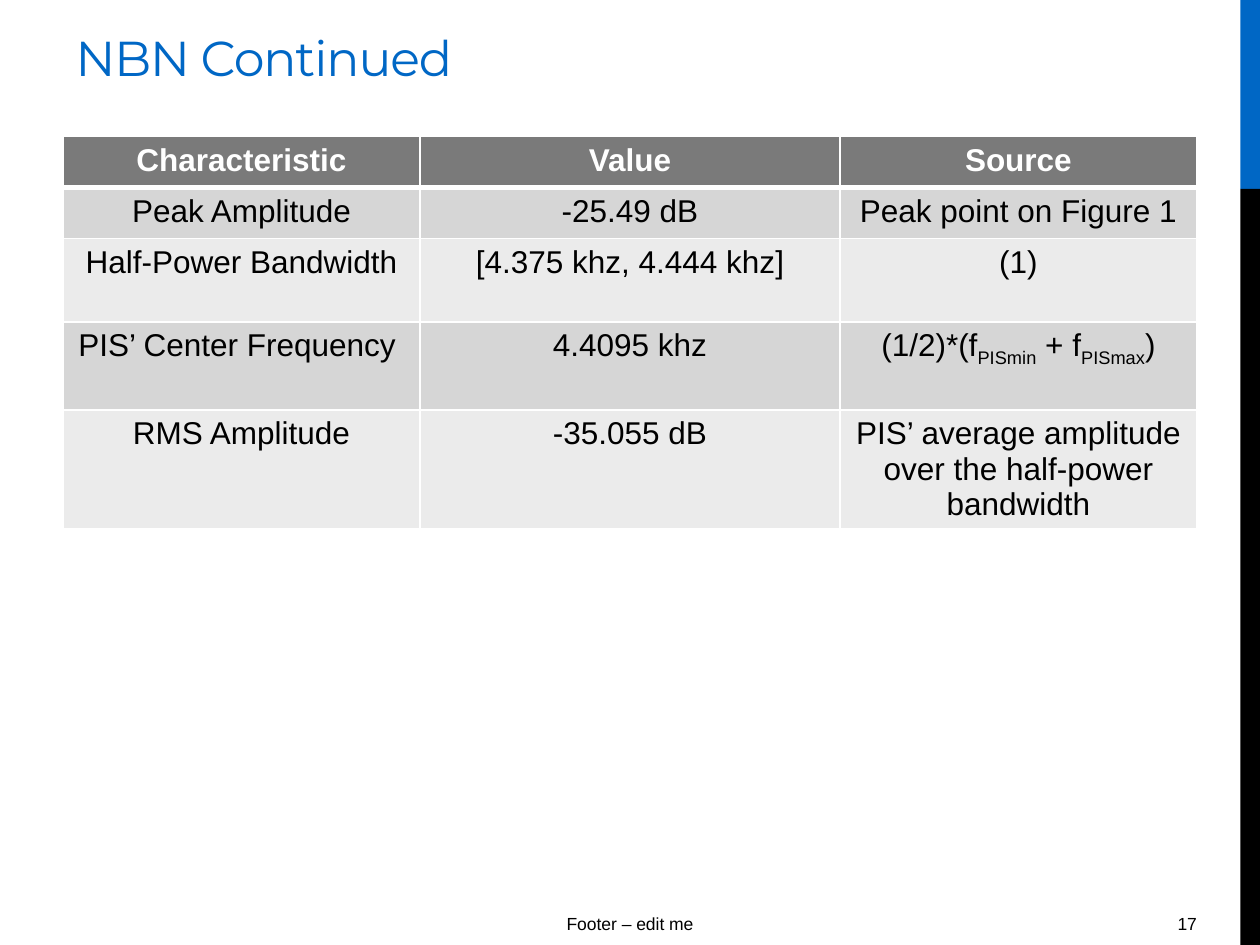
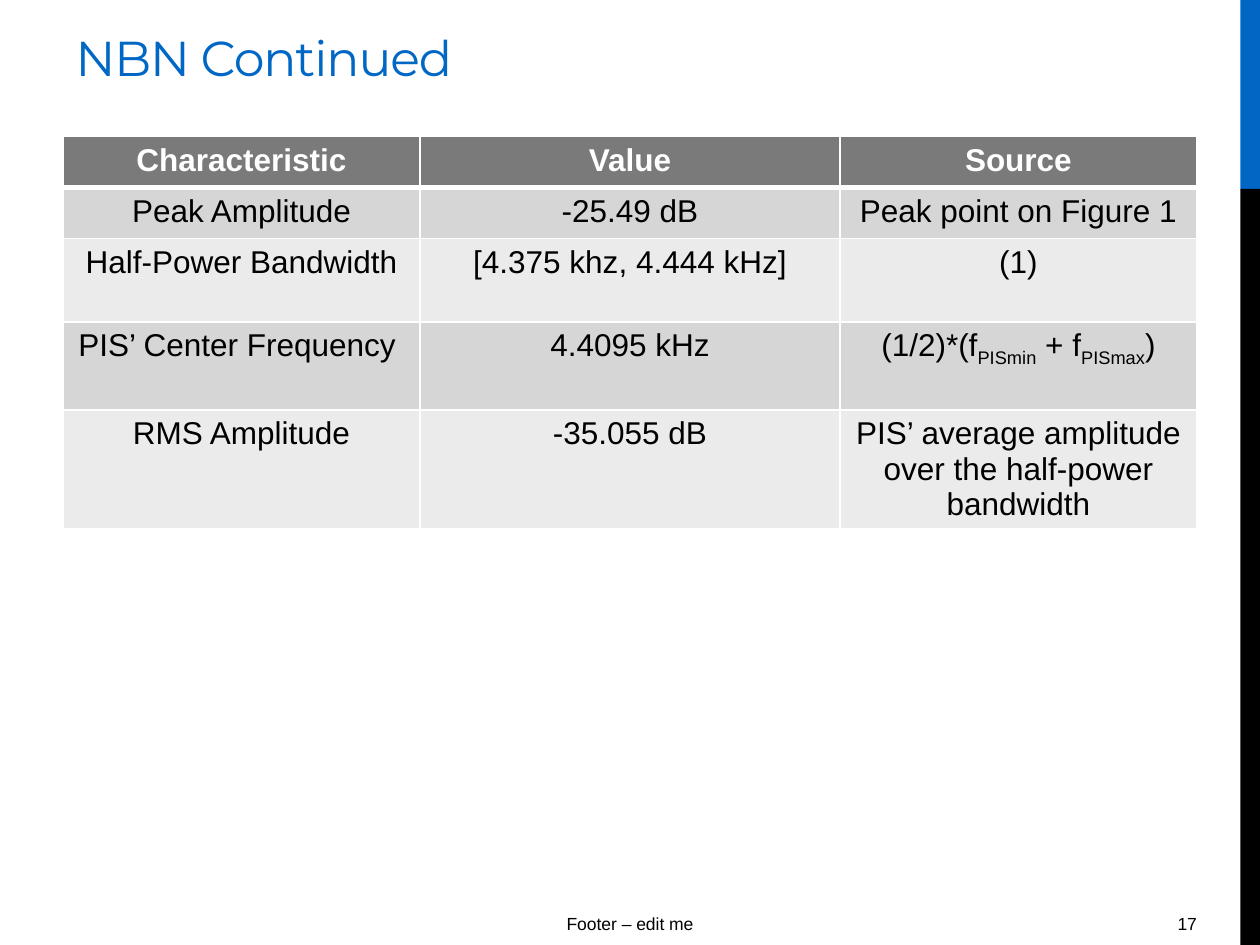
Before and after one commit to ChadwickyN/DSP_Project, a slide deck: slide 17 of FINAl_PRESENTATION.pptx. Drawn at 1260x945 pixels with LibreOffice and Linux fonts; fonts in the diff are those of the drawing. Boxes give left, top, right and bottom in pixels: in the first picture for what was removed or moved away, otherwise in the second. Text is boxed around its words. In the diff, an @@ line names an element or a change of style, - is before the commit and + after.

```diff
--- a/FINAl_PRESENTATION.pptx
+++ b/FINAl_PRESENTATION.pptx
@@ table at (63,136,1196,541) @@
-row 3, column 2: [4.375 khz, 4.444 khz]
+row 3, column 2: [4.375 khz, 4.444 kHz]
-row 4, column 2: 4.4095 khz
+row 4, column 2: 4.4095 kHz
```
Also in this commit, not shown: 15 other files.
